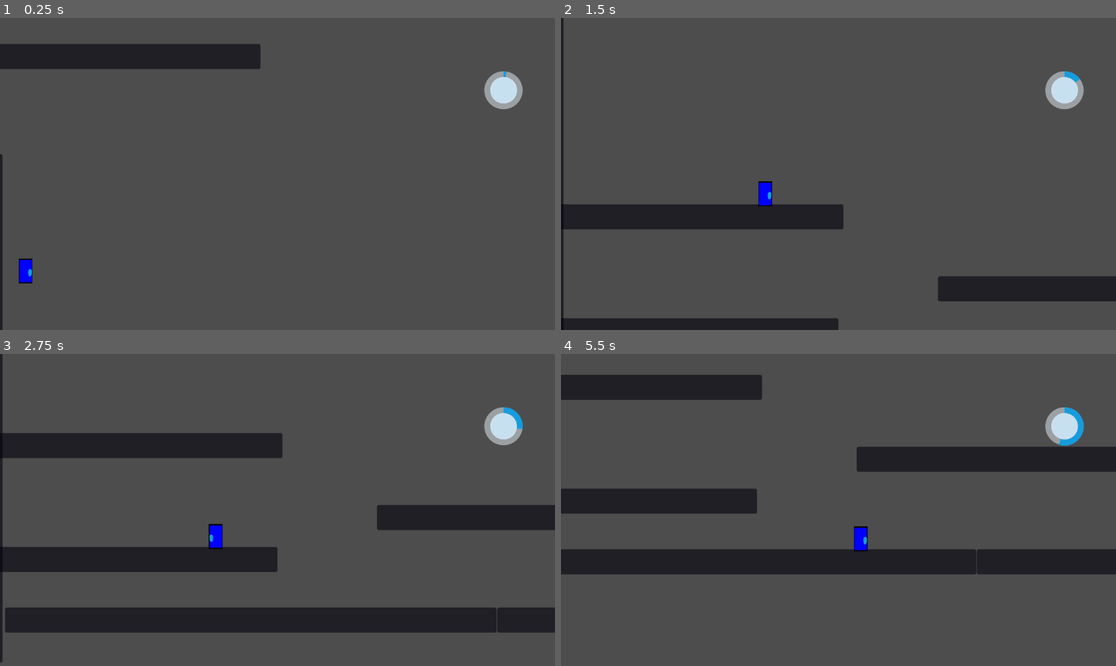
Above: before the commit, frames 1-4 (two rows, left to right).
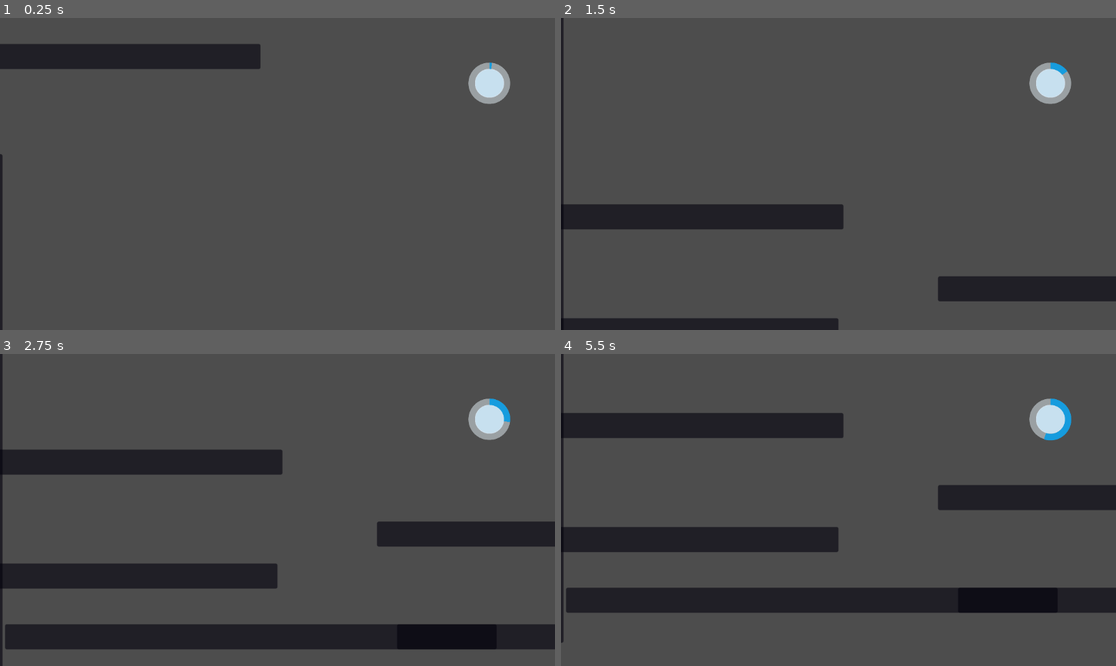
Above: after the commit, the same moments.

Repository: Arima57/Multiply-and-Surrender
Game: Godot game, scene res://Scenes/Demo/node_2d.tscn
The game is run twice, just before and just after one commit, with the same random seed, the same clock (stepped at 60 frames per second) and the same inputs. The project has no main scene, so this scene is started directly.
Inputs:
- Up to frame 1 (0.25 s): no input
- Up to frame 2 (1.5 s): hold C (clone) 0.53-1.28 s; hold Right (ui_right) from 0.53 s (still down); tap Space (jump) at 0.77 s; tap E at 0.8, 1.35 s
- Up to frame 3 (2.75 s): tap Space (jump) at 1.52 s; tap C (clone) at 1.55 s; release Right (ui_right) at 2.03 s; hold Left (ui_left) from 2.03 s (still down); hold E from 2.03 s (still down); tap X (attack) at 2.1 s
- Up to frame 4 (5.5 s): release Left (ui_left) at 2.78 s; release E at 2.78 s; hold Right (ui_right) 2.78-4.28 s; tap C (clone) at 2.85, 4.55 s; tap Space (jump) at 3.02, 3.77, 4.52 s; hold E 3.53-4.28 s; tap Z (dash) at 3.6 s; hold Left (ui_left) 4.28-5.03 s; tap Ctrl (declone) at 4.35 s; hold Right (ui_right) from 5.03 s (still down); hold E from 5.03 s (still down)

The runs differ from the first frame. In frame 1, 1.1% of the frame differs, in the area x 3-95%, y 14-86%; in frame 2, 1.2%; in frame 3, 26%; in frame 4, 37%, in the area x 0-100%, y 0-93%.

Commit message:
Recovery

Diff:
--- a/Scenes/Characters/hero.tscn
+++ b/Scenes/Characters/hero.tscn
@@ -1,16 +1,13 @@
 [gd_scene load_steps=6 format=3 uid="uid://bhwew2te0c046"]
 
 [ext_resource type="Script" path="res://Scripts/Hero/hero.gd" id="1_m5ccw"]
-[ext_resource type="Texture2D" uid="uid://dgx2e8j2uqmbe" path="res://bitmap.png" id="2_ul15x"]
+[ext_resource type="Script" path="res://Scripts/Hero/AnimatedSprite2D.gd" id="3_4vllb"]
 
 [sub_resource type="SpriteFrames" id="SpriteFrames_wmwib"]
 animations = [{
-"frames": [{
-"duration": 1.0,
-"texture": ExtResource("2_ul15x")
-}],
+"frames": [],
 "loop": true,
-"name": &"default",
+"name": &"Idle",
 "speed": 5.0
 }]
 
@@ -18,10 +15,9 @@
 size = Vector2(22, 40)
 
 [sub_resource type="RectangleShape2D" id="RectangleShape2D_w0sii"]
-size = Vector2(5.5, 31)
+size = Vector2(9, 33.5)
 
 [node name="CharacterBody2D" type="CharacterBody2D"]
-process_mode = 1
 position = Vector2(299, 154)
 collision_layer = 2
 collision_mask = 5
@@ -35,22 +31,25 @@
 position = Vector2(-8.50001, 2)
 scale = Vector2(0.0465995, 0.0863758)
 sprite_frames = SubResource("SpriteFrames_wmwib")
+animation = &"Idle"
+autoplay = "Idle"
+script = ExtResource("3_4vllb")
 
 [node name="CollisionShape2D" type="CollisionShape2D" parent="."]
-modulate = Color(0.490196, 0, 0, 1)
+modulate = Color(1, 0.937255, 0.92549, 1)
 position = Vector2(-9, 4)
 shape = SubResource("RectangleShape2D_p643s")
 
 [node name="wall_colliders" type="Area2D" parent="."]
 
 [node name="left" type="CollisionShape2D" parent="wall_colliders"]
-position = Vector2(-19.5, 2.5)
+position = Vector2(-20, 4)
 shape = SubResource("RectangleShape2D_w0sii")
 
 [node name="wall_colliders2" type="Area2D" parent="."]
 
 [node name="right" type="CollisionShape2D" parent="wall_colliders2"]
-position = Vector2(2.25, 3)
+position = Vector2(2, 4)
 shape = SubResource("RectangleShape2D_w0sii")
 
 [connection signal="timeout" from="coyote_timer" to="." method="_on_coyote_timer_timeout"]
--- a/Scenes/Demo/node_2d.tscn
+++ b/Scenes/Demo/node_2d.tscn
@@ -13,16 +13,12 @@
 "
 
 [sub_resource type="RectangleShape2D" id="RectangleShape2D_j2io8"]
-size = Vector2(778.375, 38)
-
-[sub_resource type="RectangleShape2D" id="RectangleShape2D_0xkij"]
-size = Vector2(1576.38, 38)
+size = Vector2(796.75, 38)
 
 [sub_resource type="RectangleShape2D" id="RectangleShape2D_rkskm"]
 size = Vector2(796.75, 37.5)
 
 [node name="Node2D" type="Node2D"]
-process_mode = 1
 script = SubResource("GDScript_3qx7t")
 
 [node name="StaticBody2D" type="StaticBody2D" parent="."]
@@ -40,15 +36,15 @@
 metadata/_edit_lock_ = true
 
 [node name="CollisionShape2D7" type="CollisionShape2D" parent="StaticBody2D"]
-position = Vector2(1415.81, 670)
-shape = SubResource("RectangleShape2D_0xkij")
-metadata/_edit_lock_ = true
+position = Vector2(1026, 670)
+shape = SubResource("RectangleShape2D_j2io8")
 
 [node name="Panel" type="Panel" parent="StaticBody2D/CollisionShape2D7"]
-offset_left = -622.0
+offset_left = -392.0
 offset_top = -22.0
-offset_right = 785.0
+offset_right = 393.0
 offset_bottom = 18.0
+metadata/_edit_lock_ = true
 
 [node name="CollisionShape2D2" type="CollisionShape2D" parent="StaticBody2D"]
 position = Vector2(50, 573)
@@ -85,7 +81,7 @@
 metadata/_edit_lock_ = true
 
 [node name="CollisionShape2D9" type="CollisionShape2D" parent="StaticBody2D"]
-position = Vector2(2075, 199)
+position = Vector2(1344, -95)
 rotation = 1.5708
 shape = SubResource("RectangleShape2D_rkskm")
 
@@ -97,7 +93,7 @@
 metadata/_edit_lock_ = true
 
 [node name="CollisionShape2D6" type="CollisionShape2D" parent="StaticBody2D"]
-position = Vector2(2176, 370)
+position = Vector2(1560, 99)
 rotation = 1.5708
 shape = SubResource("RectangleShape2D_rkskm")
 
@@ -130,10 +126,18 @@
 offset_bottom = 18.0
 metadata/_edit_lock_ = true
 
+[node name="CollisionShape2D10" type="CollisionShape2D" parent="StaticBody2D"]
+position = Vector2(1911, -263)
+shape = SubResource("RectangleShape2D_j2io8")
+
+[node name="Panel" type="Panel" parent="StaticBody2D/CollisionShape2D10"]
+offset_left = -392.0
+offset_top = -22.0
+offset_right = 393.0
+offset_bottom = 18.0
+metadata/_edit_lock_ = true
+
 [node name="Camera2D" parent="." instance=ExtResource("2_askh7")]
 position = Vector2(312, -309)
 
 [node name="HUD" parent="." instance=ExtResource("2_4ww2m")]
-
-[editable path="Camera2D"]
-[editable path="HUD"]
--- a/Scenes/System/hud.tscn
+++ b/Scenes/System/hud.tscn
@@ -3,38 +3,38 @@
 [ext_resource type="Script" path="res://Scripts/StateMachine/clone_meter.gd" id="1_kjehq"]
 [ext_resource type="Texture2D" uid="uid://djce7y3buqq8e" path="res://Resources/HUD_elements/clone_heads_up_meter.png" id="2_pp2nh"]
 [ext_resource type="Texture2D" uid="uid://mecuyrl32chb" path="res://Resources/HUD_elements/clone_heads_up_bar.png" id="3_73k6v"]
-[ext_resource type="Texture2D" uid="uid://decoarvk24kl" path="res://Resources/HUD_elements/clone_heads_up.png" id="4_kbuhe"]
+[ext_resource type="Texture2D" uid="uid://decoarvk24kl" path="res://Resources/HUD_elements/clone_heads_up.png" id="4_iu7xg"]
 
-[sub_resource type="AtlasTexture" id="AtlasTexture_hcuvu"]
-atlas = ExtResource("4_kbuhe")
+[sub_resource type="AtlasTexture" id="AtlasTexture_cogce"]
+atlas = ExtResource("4_iu7xg")
 region = Rect2(98, 0, 98, 99)
 
-[sub_resource type="AtlasTexture" id="AtlasTexture_njb5s"]
-atlas = ExtResource("4_kbuhe")
+[sub_resource type="AtlasTexture" id="AtlasTexture_36q06"]
+atlas = ExtResource("4_iu7xg")
+region = Rect2(0, 0, 98, 99)
+
+[sub_resource type="AtlasTexture" id="AtlasTexture_u0vnw"]
+atlas = ExtResource("4_iu7xg")
+region = Rect2(196, 0, 98, 99)
+
+[sub_resource type="AtlasTexture" id="AtlasTexture_ek8fw"]
+atlas = ExtResource("4_iu7xg")
 region = Rect2(294, 0, 98, 99)
 
-[sub_resource type="AtlasTexture" id="AtlasTexture_dn816"]
-atlas = ExtResource("4_kbuhe")
-region = Rect2(0, 0, 98, 99)
-
-[sub_resource type="AtlasTexture" id="AtlasTexture_6j48b"]
-atlas = ExtResource("4_kbuhe")
-region = Rect2(196, 0, 98, 99)
-
-[sub_resource type="SpriteFrames" id="SpriteFrames_r4vc1"]
+[sub_resource type="SpriteFrames" id="SpriteFrames_m6kua"]
 animations = [{
 "frames": [{
 "duration": 1.0,
-"texture": SubResource("AtlasTexture_hcuvu")
+"texture": SubResource("AtlasTexture_cogce")
 }, {
 "duration": 1.0,
-"texture": SubResource("AtlasTexture_njb5s")
+"texture": SubResource("AtlasTexture_36q06")
 }, {
 "duration": 1.0,
-"texture": SubResource("AtlasTexture_dn816")
+"texture": SubResource("AtlasTexture_u0vnw")
 }, {
 "duration": 1.0,
-"texture": SubResource("AtlasTexture_6j48b")
+"texture": SubResource("AtlasTexture_ek8fw")
 }],
 "loop": true,
 "name": &"default",
@@ -44,28 +44,20 @@
 [node name="HUD" type="CanvasLayer"]
 process_mode = 3
 
-[node name="cloneBar" type="TextureProgressBar" parent="."]
-z_index = 20
-anchors_preset = -1
-anchor_left = 0.859
-anchor_right = 1.0
-anchor_bottom = 0.931
-offset_left = 15.4319
-offset_top = 110.0
-offset_right = -46.0
-offset_bottom = -392.288
-step = 0.0
-value = 75.0
+[node name="TextureProgressBar" type="TextureProgressBar" parent="."]
+offset_left = 972.0
+offset_top = 92.0
+offset_right = 1082.0
+offset_bottom = 202.0
 fill_mode = 4
 nine_patch_stretch = true
 texture_under = ExtResource("2_pp2nh")
 texture_progress = ExtResource("3_73k6v")
 script = ExtResource("1_kjehq")
 
-[node name="AnimatedSprite2D" type="AnimatedSprite2D" parent="cloneBar"]
-z_index = 20
-position = Vector2(51, 49)
-scale = Vector2(0.640306, 0.619949)
-sprite_frames = SubResource("SpriteFrames_r4vc1")
+[node name="AnimatedSprite2D" type="AnimatedSprite2D" parent="TextureProgressBar"]
+position = Vector2(55, 53.5)
+scale = Vector2(0.734694, 0.717172)
+sprite_frames = SubResource("SpriteFrames_m6kua")
 autoplay = "default"
-frame_progress = 0.704587
+frame_progress = 0.358504
--- a/Scenes/System/stateMachine.tscn
+++ b/Scenes/System/stateMachine.tscn
@@ -10,6 +10,7 @@
 one_shot = true
 
 [node name="dash_cooldown" type="Timer" parent="."]
+one_shot = true
 
 [connection signal="timeout" from="clone_cooldown" to="." method="_on_clone_cooled_down"]
 [connection signal="timeout" from="dash_cooldown" to="." method="_on_dash_cooled_down"]
--- /dev/null
+++ b/Scripts/Hero/AnimatedSprite2D.gd
@@ -0,0 +1,8 @@
+extends AnimatedSprite2D
+
+# Called every frame. 'delta' is the elapsed time since the previous frame.
+func _process(delta):
+	if $"..".velocity.x > 0:
+		flip_h = false
+	elif $"..".velocity.x < 0:
+		flip_h = true
--- a/Scripts/Hero/hero.gd
+++ b/Scripts/Hero/hero.gd
@@ -38,8 +38,6 @@
 func _process(delta):
 	if position.x < 5:
 		position.x = 5
-	if Input.is_physical_key_pressed(KEY_E):
-		print(velocity.x)
 	if Input.is_action_just_pressed("dash") or \
 	velocity.y > 200 or \
 	is_on_wall_only():
@@ -107,7 +105,6 @@
 			stateMachine.despawn()
 	else:
 		if hero_state in movables:
-			print(hero_state)
 			velocity.x = 0
 	move_and_slide()
 
@@ -116,10 +113,6 @@
 func movement_machine():
 	if hero_state in movables and not bounce:
 		direction = Input.get_axis("ui_left", "ui_right")
-		if direction == 1:
-			animation_player.flip_h = false
-		elif direction == -1:
-			animation_player.flip_h = true
 	if not bounce:
 		velocity.x = direction * SPEED
 
@@ -150,9 +143,8 @@
 
 
 
-func _on_left_body_entered(body):
+func _on_left_body_entered(_body):
 	bounce_dir = 1
 
-
-func _on_right_body_entered(body):
+func _on_right_body_entered(_body):
 	bounce_dir = -1
--- a/Scripts/StateMachine/state.gd
+++ b/Scripts/StateMachine/state.gd
@@ -108,6 +108,7 @@
 
 
 func _on_dash_cooled_down():
+	print("done")
 	dashAllowed = true
 
 func mc_clone_call():
--- a/project.godot
+++ b/project.godot
@@ -10,20 +10,13 @@
 
 [application]
 
-config/name="Multiply and Surrender"
+config/name="Random"
 config/features=PackedStringArray("4.1", "GL Compatibility")
 config/icon="res://icon.svg"
 
 [autoload]
 
 stateMachine="*res://Scenes/System/stateMachine.tscn"
-
-[display]
-
-window/size/resizable=false
-window/size/window_width_override=1152
-window/size/window_height_override=648
-window/stretch/aspect="ignore"
 
 [dotnet]
 
@@ -63,7 +56,7 @@
 
 [layer_names]
 
-2d_physics/layer_1="Walls and colliders"
+2d_physics/layer_1="Walls"
 2d_physics/layer_2="Player"
 2d_physics/layer_3="Enemies"
 
Not shown: 1 places in Scenes/Demo/node_2d.tscn that only renumber resources
